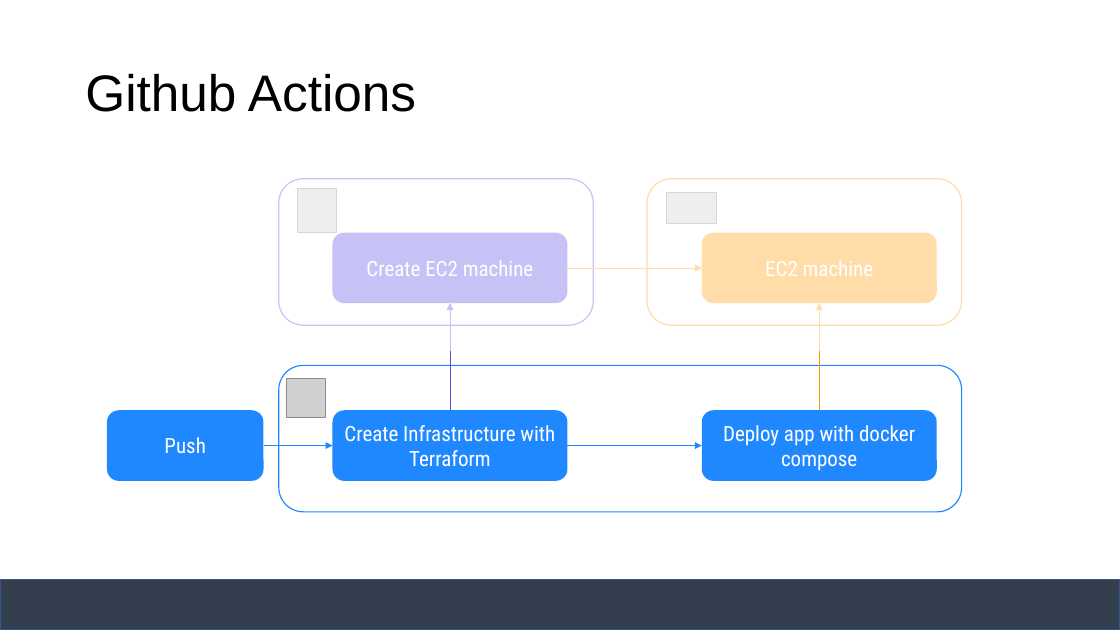
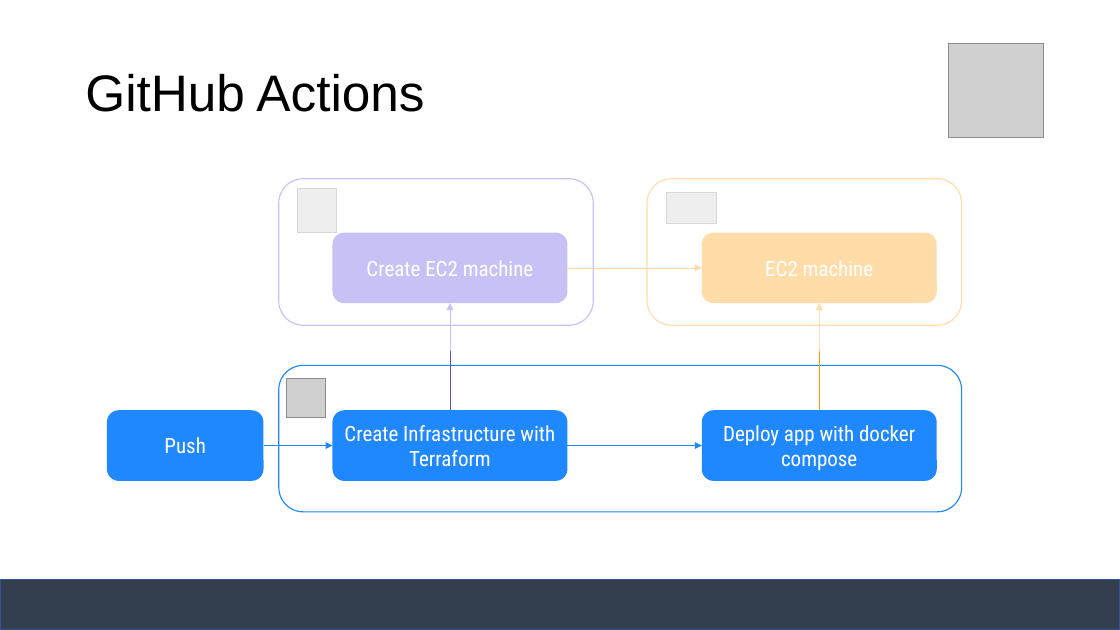
Before and after one commit to janakaras/docker-in-the-cloud, a slide deck: slide 6 of Project Presentation.pptx. Drawn at 1120x630 pixels with LibreOffice and Linux fonts; fonts in the diff are those of the drawing; grey boxes stand for pictures. Boxes give left, top, right and bottom in pixels: in the first picture for what was removed or moved away, otherwise in the second. Text is boxed around its words. In the diff, an @@ line names an element or a change of style, - is before the commit and + after.

```diff
--- a/Project Presentation.pptx
+++ b/Project Presentation.pptx
@@ picture added at [949,44,1044,138] @@
@@ title at [85,73,424,112]: text changed @@
-Github Actions
+GitHub Actions
```
Also in this commit, not shown: 11 other slides changed, 5 slides added.
